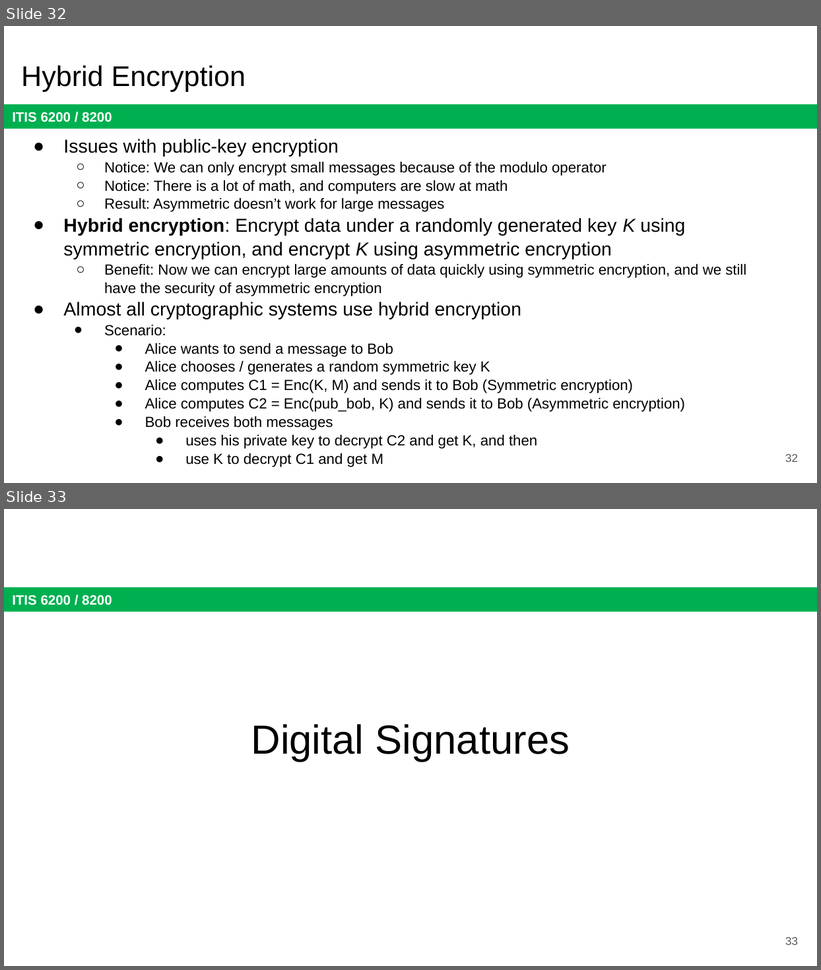
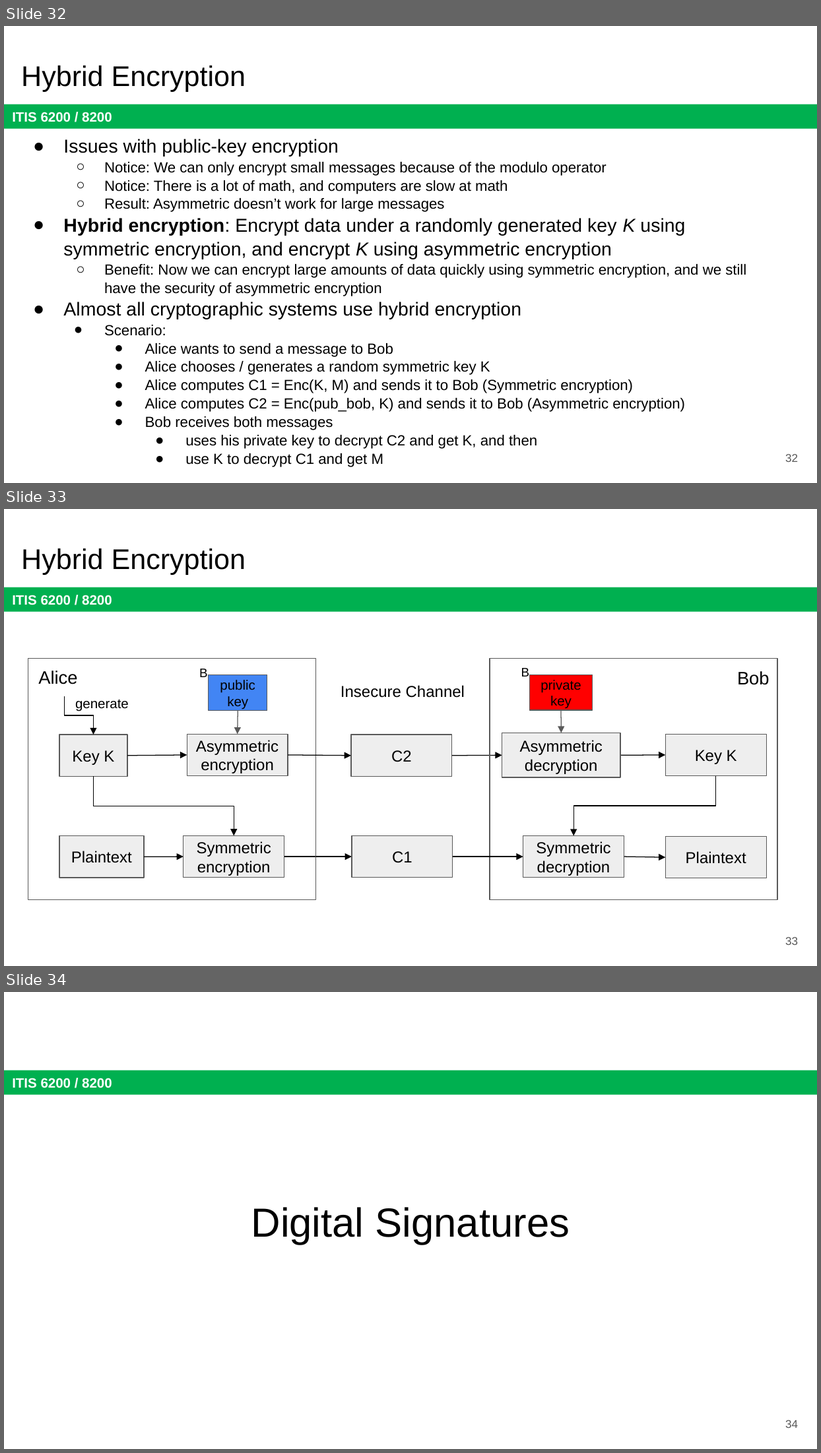
Before and after one commit to jx5c/github.io, a slide deck: teaching/ITIS6200/2023fa/lectures/lec06.pptx. Shown one above the other, each under a label of ours: slides 32 and 33 before the commit, slides 32, 33 and 34 after it. The pictures are 821x970 and 821x1453 pixels, drawn with LibreOffice and Linux fonts; fonts in the diff are those of the drawing. Boxes give left, top, right and bottom in pixels: in the first picture for what was removed or moved away, otherwise in the second. Text is boxed around its words. In the diff, an @@ line names an element or a change of style, - is before the commit and + after.

Commit message:
checkpoint

```diff
--- a/teaching/ITIS6200/2023fa/lectures/lec06.pptx
+++ b/teaching/ITIS6200/2023fa/lectures/lec06.pptx
@@ slide 33 added at (x1=4, y1=509, x2=817, y2=966), background #FFFFFF; not listed: 1 template element that a slide beside it also shows @@
@@ title added at (x1=21, y1=548, x2=246, y2=575), 25.2 pt, text #000000 @@
+Hybrid Encryption
@@ text added at (x1=199, y1=669, x2=208, y2=677), 11 pt, text #000000 @@
+B
@@ rectangle added at (x1=208, y1=675, x2=267, y2=711), fill #4285F4, outline #595959 0.75 pt, 12 pt, text #000000 @@
+public key
@@ group added at (x1=28, y1=659, x2=778, y2=900): 3 rectangles, 3 texts @@
+Key K
+Alice
+Bob
+Insecure Channel
@@ text added at (x1=521, y1=668, x2=530, y2=679), 11 pt, text #000000 @@
+B
@@ rectangle added at (x1=529, y1=675, x2=592, y2=711), fill #FF0000, outline #595959 0.75 pt, 12 pt, text #000000 @@
+private key
@@ elbow arrow added from (64, 697) to (94, 735), #000000 0.75 pt @@
@@ text added at (x1=75, y1=699, x2=129, y2=712), 12 pt, text #000000 @@
+generate
@@ arrow added from (238, 711) to (238, 734), #595959 0.75 pt @@
@@ arrow added from (561, 711) to (561, 733), #595959 0.75 pt @@
@@ rectangle added at (x1=187, y1=734, x2=288, y2=776), fill #EEEEEE, outline #595959 0.75 pt, 14 pt, text #000000 @@
+Asymmetric encryption
@@ rectangle added at (x1=351, y1=735, x2=452, y2=776), fill #EEEEEE, outline #595959 0.75 pt, 14 pt, text #000000 @@
+C2
@@ rectangle added at (x1=502, y1=733, x2=621, y2=778), fill #EEEEEE, outline #595959 0.75 pt, 14 pt, text #000000 @@
+Asymmetric decryption
@@ rectangle added at (x1=666, y1=734, x2=767, y2=776), fill #EEEEEE, outline #595959 0.75 pt, 14 pt, text #000000 @@
+Key K
@@ arrow added from (127, 755) to (187, 755), #000000 0.75 pt @@
@@ arrow added from (288, 755) to (351, 755), #000000 0.75 pt @@
@@ arrow added from (452, 755) to (502, 755), #000000 0.75 pt @@
@@ arrow added from (620, 755) to (666, 755), #000000 0.75 pt @@
@@ elbow arrow added from (94, 776) to (234, 836), #000000 0.75 pt @@
@@ elbow arrow added from (716, 776) to (574, 836), #000000 0.75 pt @@
@@ rectangle added at (x1=59, y1=836, x2=144, y2=877), fill #EEEEEE, outline #595959 0.75 pt, 14 pt, text #000000 @@
+Plaintext
@@ rectangle added at (x1=184, y1=836, x2=284, y2=877), fill #EEEEEE, outline #595959 0.75 pt, 14 pt, text #000000 @@
+Symmetric encryption
@@ rectangle added at (x1=352, y1=836, x2=453, y2=877), fill #EEEEEE, outline #595959 0.75 pt, 14 pt, text #000000 @@
+C1
@@ rectangle added at (x1=523, y1=836, x2=624, y2=877), fill #EEEEEE, outline #595959 0.75 pt, 14 pt, text #000000 @@
+Symmetric decryption
@@ rectangle added at (x1=666, y1=836, x2=767, y2=878), fill #EEEEEE, outline #595959 0.75 pt, 14 pt, text #000000 @@
+Plaintext
@@ arrow added from (144, 857) to (184, 857), #000000 0.75 pt @@
@@ arrow added from (284, 857) to (352, 857), #000000 0.75 pt @@
@@ arrow added from (453, 857) to (523, 857), #000000 0.75 pt @@
@@ arrow added from (624, 857) to (666, 858), #000000 0.75 pt @@
@@ page number added at (x1=785, y1=937, x2=798, y2=945), 10 pt, text #595959 @@
+33
@@ what was slide 33 is now slide 34 @@
@@ page number at (x1=785, y1=1420, x2=798, y2=1428): text changed @@
-33
+34
```
